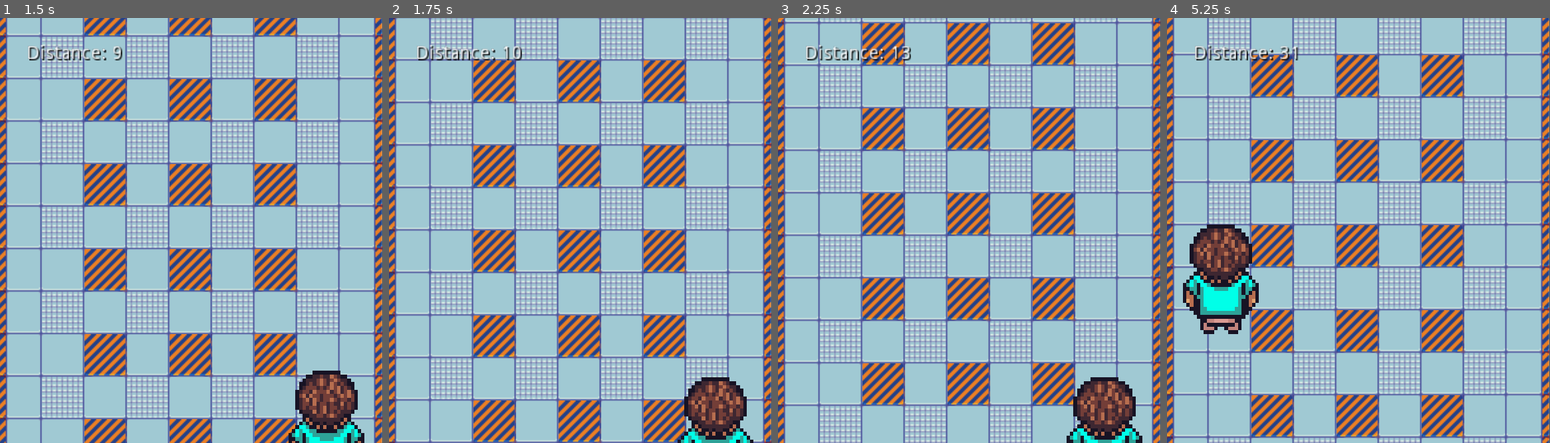
Above: before the commit, frames 1-4 (left to right).
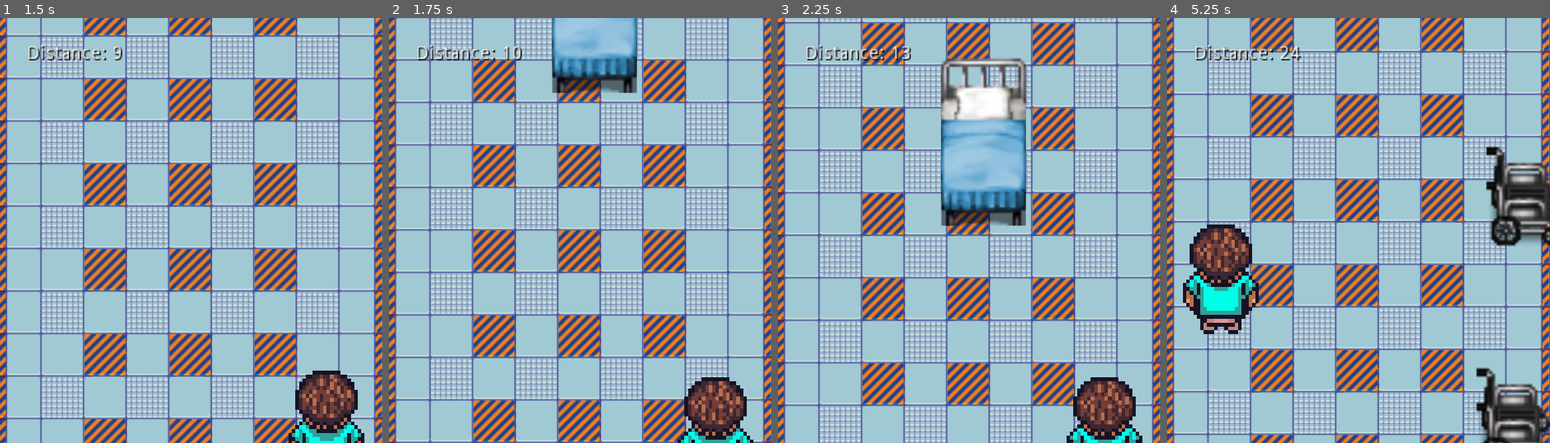
Above: after the commit, the same moments.

Repository: ziaber/beer_balance_game
Game: Godot game, scene res://main_scene.tscn
Two runs of this game, one before a commit and one after it. Both use one fixed random seed, a clock stepped at 60 frames per second and the inputs below. The engine's default icon, where the game draws it, is replaced by a stand-in: a white triangle on a blue panel in a dark square.
Inputs:
- Up to frame 1 (1.5 s): hold Right (ui_right) 0.53-1.28 s; hold Down (ui_down) from 1.28 s (still down)
- Up to frame 2 (1.75 s): keep holding Down (ui_down)
- Up to frame 3 (2.25 s): release Down (ui_down) at 2.03 s; hold Right (ui_right) from 2.03 s (still down)
- Up to frame 4 (5.25 s): release Right (ui_right) at 2.78 s; hold Up (ui_up) 2.78-3.53 s; hold Left (ui_left) 3.53-5.03 s; hold Down (ui_down) from 5.03 s (still down)

Frame 1 is identical in both runs. In frame 2, 3.0% of the frame differs, in the area x 42-65%, y 0-18%; in frame 3, 7.2%; in frame 4, 65%, in the area x 0-100%, y 0-100%.
Error before the commit: Invalid call. Nonexistent function 'get_obstacle' in base 'Area2D (Obstacle.gd)'. (res://main_scene.gd:15)

Commit message:
working now!

Diff:
--- a/HoldMyBeer/Obstacle/Obstacle.gd
+++ b/HoldMyBeer/Obstacle/Obstacle.gd
@@ -1,5 +1,6 @@
 extends Area2D
 class_name Obstacle
+
 func _ready():
 	pass # Replace with function body.
 func _process(delta):
@@ -9,4 +10,3 @@
 func _on_player_entered(body):
 	if body is Player:
 		globals.speed -= 200
-#	body.velocity.y+=10
--- a/HoldMyBeer/Obstacle/Obstacle.tscn
+++ b/HoldMyBeer/Obstacle/Obstacle.tscn
@@ -1,20 +1,25 @@
 [gd_scene load_steps=4 format=2]
 
 [ext_resource path="res://Obstacle/Obstacle.gd" type="Script" id=1]
-[ext_resource path="res://icon.png" type="Texture" id=2]
+[ext_resource path="res://Obstacle/Hospital1.png" type="Texture" id=2]
 
-[sub_resource type="CircleShape2D" id=1]
-radius = 30.0
+[sub_resource type="RectangleShape2D" id=1]
+extents = Vector2( 16, 32 )
 
 [node name="Obstacle" type="Area2D"]
 script = ExtResource( 1 )
 
 [node name="Sprite" type="Sprite" parent="."]
 texture = ExtResource( 2 )
+region_enabled = true
+region_rect = Rect2( 96, 0, 32, 64 )
 __meta__ = {
 "_edit_lock_": true
 }
 
 [node name="CollisionShape2D" type="CollisionShape2D" parent="."]
 shape = SubResource( 1 )
+__meta__ = {
+"_edit_lock_": true
+}
 [connection signal="body_entered" from="." to="." method="_on_player_entered"]
--- a/HoldMyBeer/Obstacle/Obstacles_factory.tscn
+++ b/HoldMyBeer/Obstacle/Obstacles_factory.tscn
@@ -1,28 +1,48 @@
-[gd_scene load_steps=3 format=2]
+[gd_scene load_steps=4 format=2]
 
-[ext_resource path="res://Obstacle/Obstacle.gd" type="Script" id=1]
+[ext_resource path="res://Obstacle/Obstacles_factory.gd" type="Script" id=1]
 [ext_resource path="res://Obstacle/Obstacle.tscn" type="PackedScene" id=2]
 
-[node name="Node" type="Area2D"]
+[sub_resource type="RectangleShape2D" id=1]
+extents = Vector2( 9.47437, 9.69261 )
+
+[node name="Node" type="Node"]
 script = ExtResource( 1 )
 
-[node name="Obstacle" parent="." instance=ExtResource( 2 )]
-position = Vector2( -18.8677, 19.2451 )
+[node name="bed1" parent="." instance=ExtResource( 2 )]
+editor/display_folded = true
+position = Vector2( 198.161, 75.4884 )
 
-[node name="Obstacle2" parent="." instance=ExtResource( 2 )]
-position = Vector2( 185.789, 21.8482 )
+[node name="bed2" parent="." instance=ExtResource( 2 )]
+editor/display_folded = true
+position = Vector2( 144.069, 71.9732 )
 
-[node name="Sprite" parent="Obstacle2" index="0"]
-modulate = Color( 0.313726, 0, 1, 1 )
+[node name="bed2_mirr" parent="." instance=ExtResource( 2 )]
+editor/display_folded = true
+position = Vector2( 159.368, 115.563 )
 
-[node name="Obstacle3" parent="." instance=ExtResource( 2 )]
-position = Vector2( 79.3753, 21.8482 )
+[node name="wheelchair" parent="." instance=ExtResource( 2 )]
+editor/display_folded = true
+position = Vector2( 141.076, 154.725 )
 
-[node name="Sprite" parent="Obstacle3" index="0"]
-modulate = Color( 1, 0, 0, 1 )
+[node name="Sprite" parent="wheelchair" index="0"]
+region_rect = Rect2( 257, 161, 32, 64 )
 
-[editable path="Obstacle"]
+[node name="CollisionShape2D" parent="wheelchair" index="1"]
+position = Vector2( -1, 5 )
+shape = SubResource( 1 )
 
-[editable path="Obstacle2"]
+[node name="wheelchair_mirr" parent="." instance=ExtResource( 2 )]
+editor/display_folded = true
+position = Vector2( 170.052, 154.939 )
 
-[editable path="Obstacle3"]
+[node name="Sprite" parent="wheelchair_mirr" index="0"]
+region_rect = Rect2( 289, 161, 32, 64 )
+
+[node name="CollisionShape2D" parent="wheelchair_mirr" index="1"]
+position = Vector2( -1, 5 )
+shape = SubResource( 1 )
+
+[editable path="wheelchair"]
+
+[editable path="wheelchair_mirr"]
--- a/HoldMyBeer/main_scene.gd
+++ b/HoldMyBeer/main_scene.gd
@@ -13,6 +13,7 @@
 
 	if int(distance) == next_obstacle_distance:
 		var new_obstacle = obstacle_object.get_obstacle() as Obstacle
+		new_obstacle.scale = Vector2(2,2)
 		new_obstacle.position = Vector2(rand_range(0, ProjectSettings.get_setting("display/window/size/width")), -40)
 		add_child(new_obstacle)
 		print("spawned")
